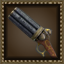
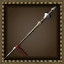
The second 64×64 image is a revision of the first. Changes to its layers:
added layer "Lance" above "Brawling" over [left=4, top=5, right=58, bottom=60]
added group "Brawling" with 1 layers above "Parrying" over [left=7, top=12, right=55, bottom=51]
added group "Explosive" with 2 layers above "Engineering" over [left=8, top=5, right=58, bottom=60]
hid "repeater pistol" over [left=6, top=6, right=59, bottom=60]
